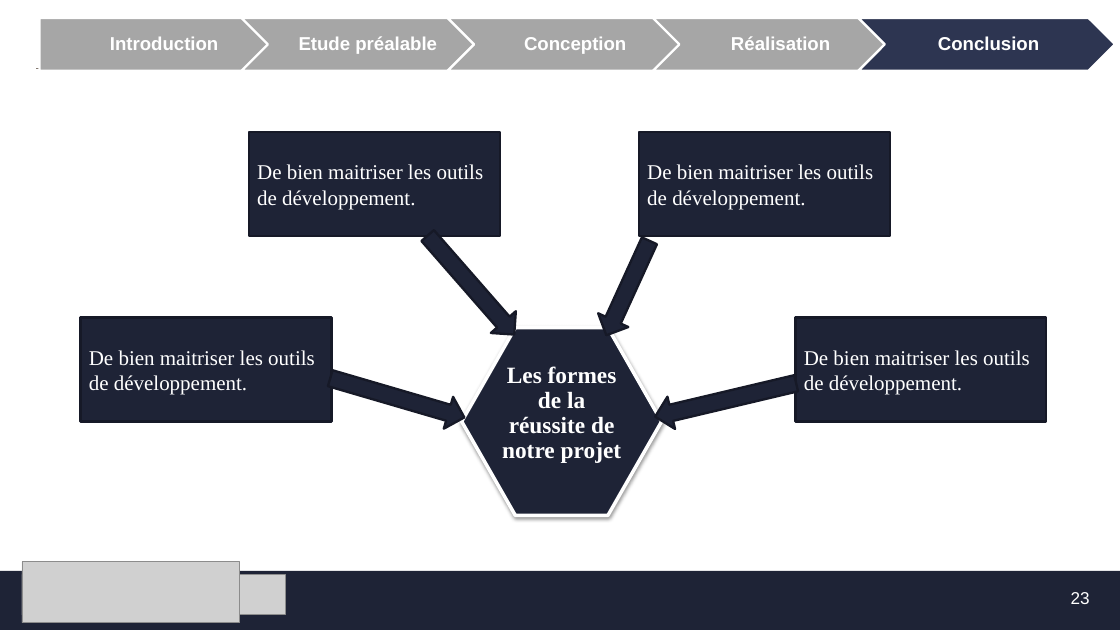
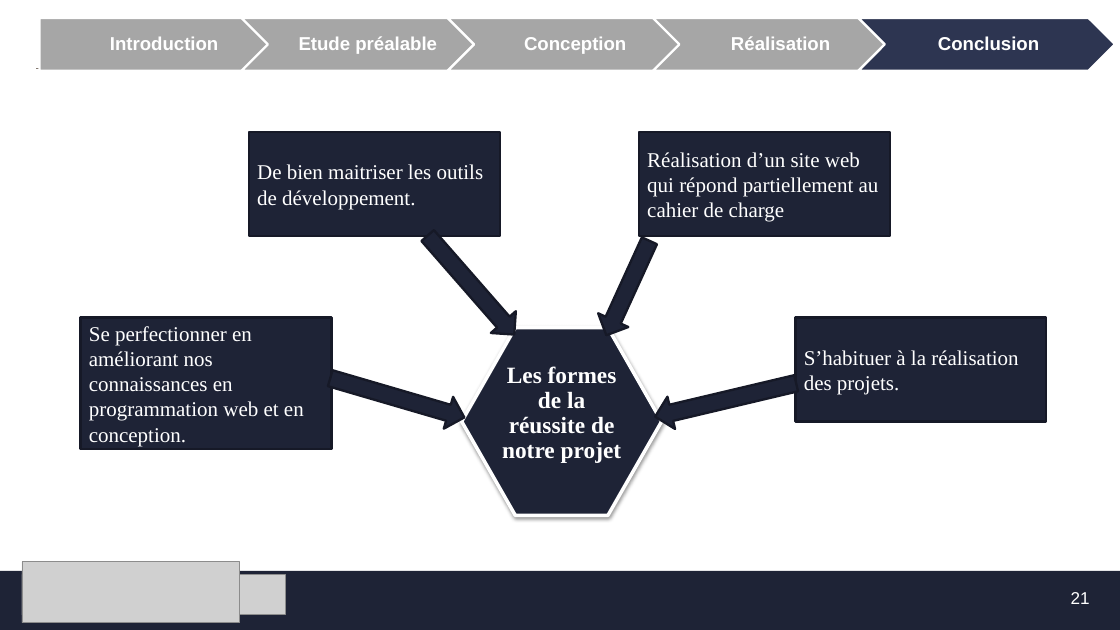
Before and after one commit to MF-13/E-Learning_Platforme, a slide deck: slide 21 of Présentation_PFE1.pptx (slide 23 before the commit). Drawn at 1120x630 pixels with LibreOffice and Linux fonts; fonts in the diff are those of the drawing; grey boxes stand for pictures; background and template pictures are left out. Boxes give left, top, right and bottom in pixels: in the first picture for what was removed or moved away, otherwise in the second. Text is boxed around its words. In the diff, an @@ line names an element or a change of style, - is before the commit and + after.

```diff
--- a/Présentation_PFE1.pptx
+++ b/Présentation_PFE1.pptx
@@ text in rectangle at (647, 152, 879, 222): text changed @@
-De bien maitriser les outils de développement.
+Réalisation d’un site web qui répond partiellement au cahier de charge
@@ rectangle "Se perfectionner en améliorant nos ...": place and size @@
-rectangle "Se perfectionner en améliorant nos ..." at (81, 318, 332, 422)
+rectangle "Se perfectionner en améliorant nos ..." at (81, 318, 332, 449)
@@ text in rectangle at (89, 326, 304, 446): text changed @@
-De bien maitriser les outils de développement.
+Se perfectionner en améliorant nos connaissances en programmation web et en conception.
@@ text in rectangle at (804, 350, 1018, 395): text changed @@
-De bien maitriser les outils de développement.
+S’habituer à la réalisation des projets.
@@ page number at (1071, 592, 1090, 604): text changed @@
-23
+21
```
Also in this commit, not shown: 6 other slides changed, 2 slides removed, 2 other files.
